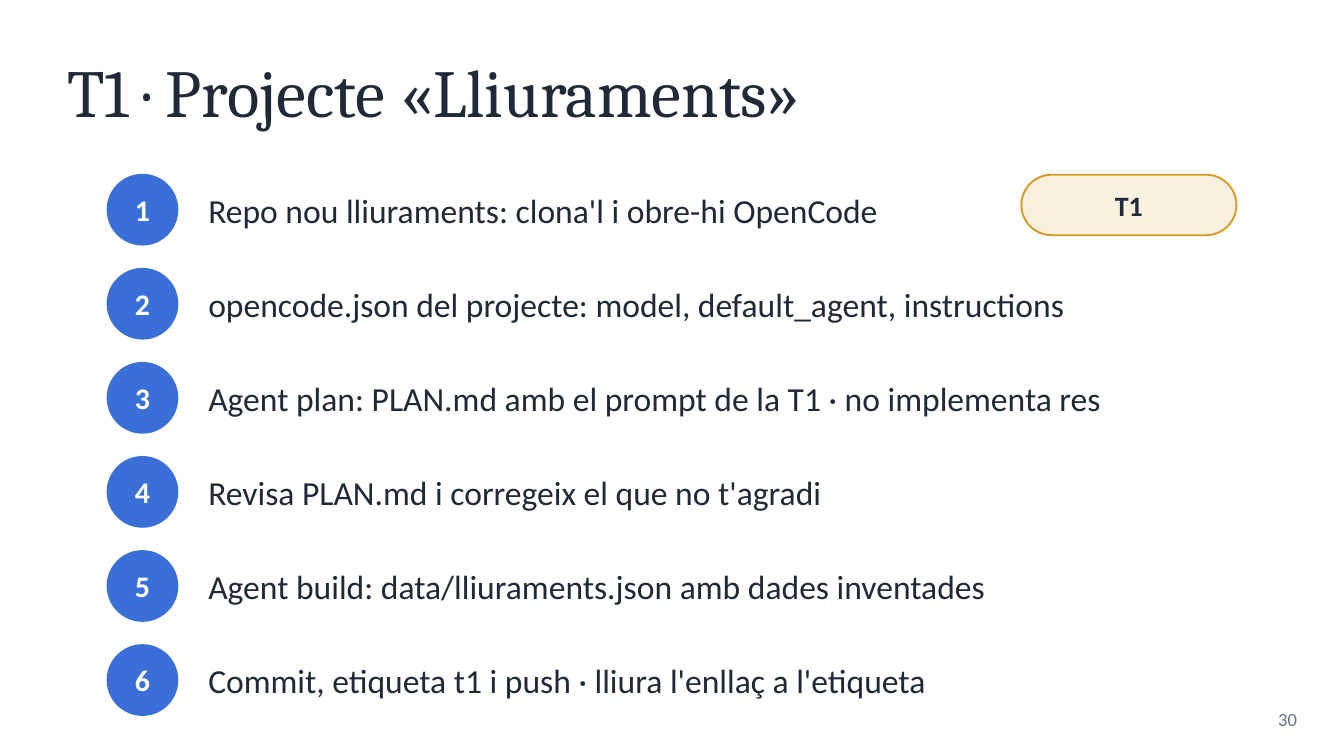
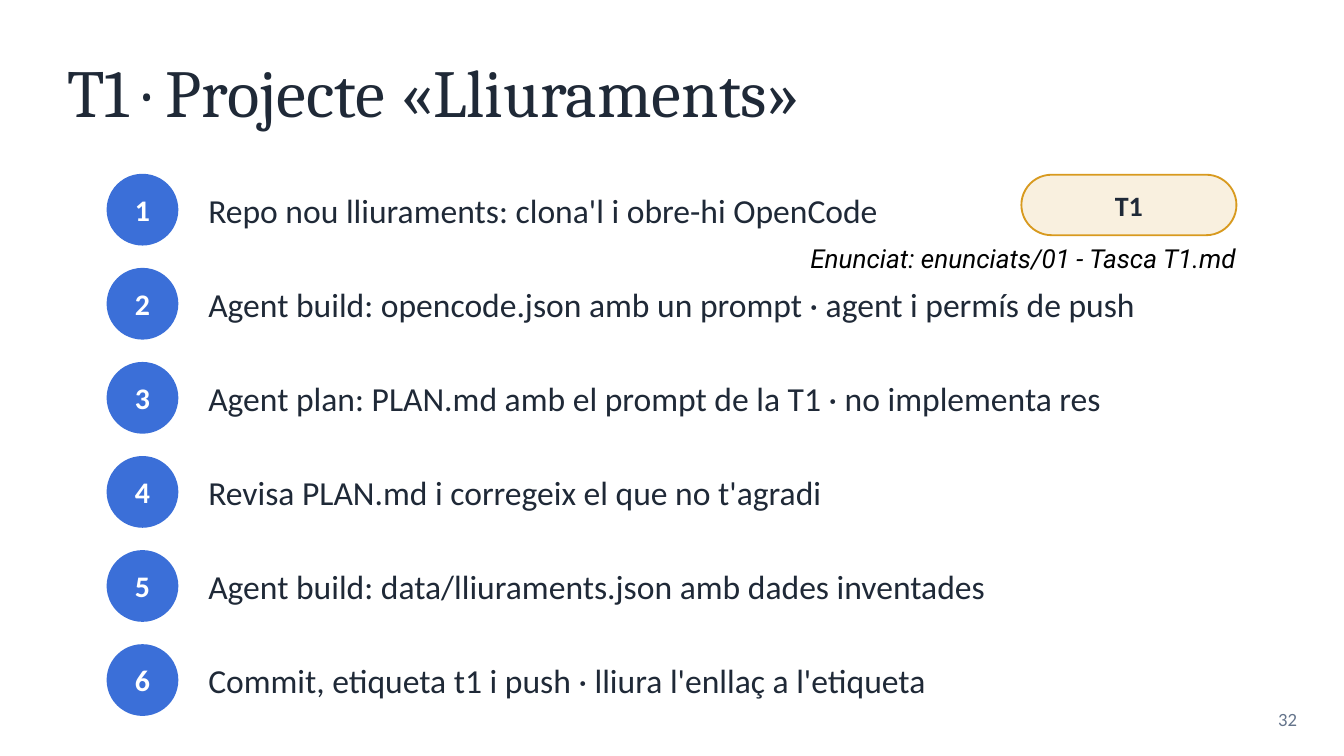
Before and after one commit to optimisme/XTEC-CursAgentsIA, a slide deck: slide 32 of diapositives/01 - Agents IA i OpenCode.pptx (slide 30 before the commit). Drawn at 1344x756 pixels with LibreOffice and Linux fonts; fonts in the diff are those of the drawing. Boxes give left, top, right and bottom in pixels: in the first picture for what was removed or moved away, otherwise in the second. Text is boxed around its words. In the diff, an @@ line names an element or a change of style, - is before the commit and + after.

```diff
--- a/diapositives/01 - Agents IA i OpenCode.pptx
+++ b/diapositives/01 - Agents IA i OpenCode.pptx
@@ text added at (x1=810, y1=248, x2=1236, y2=270), 14 pt, text #000000, italic @@
+Enunciat: enunciats/01 - Tasca T1.md
@@ text at (x1=208, y1=293, x2=1135, y2=323): text changed @@
-opencode.json del projecte: model, default_agent, instructions
+Agent build: opencode.json amb un prompt · agent i permís de push
@@ page number at (x1=1278, y1=714, x2=1297, y2=726): text changed @@
-30
+32
```
Also in this commit, not shown: 3 other slides changed, 2 slides added, 25 other files.
